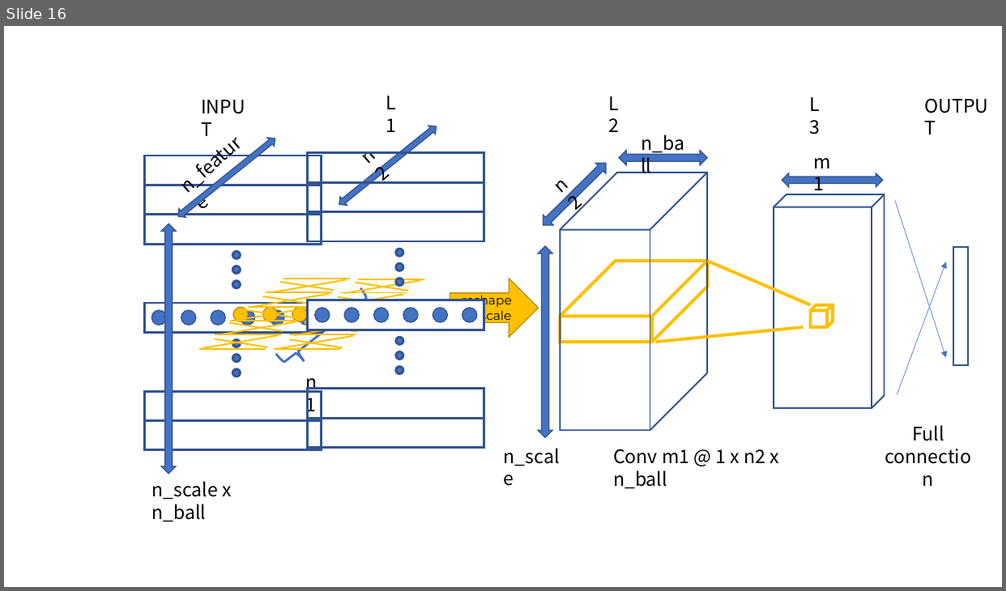
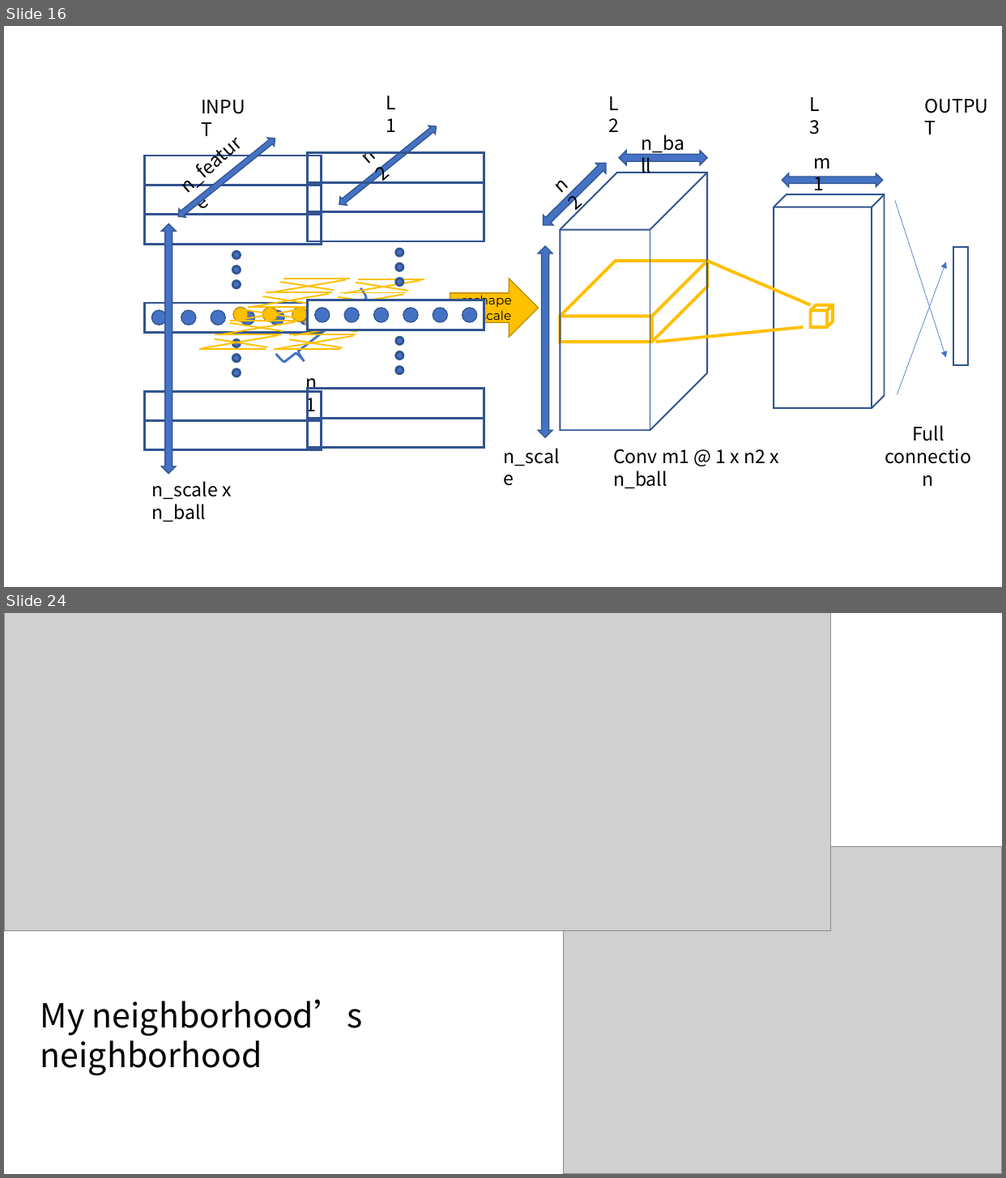
Before and after one commit to eglrp/nuage_de_points, a slide deck: projet/report.pptx. Shown one above the other, each under a label of ours: slide 16 before the commit, slides 16 and 24 after it; the slides between them are not shown. The pictures are 1006x591 and 1006x1178 pixels, drawn with LibreOffice and Linux fonts; fonts in the diff are those of the drawing; grey boxes stand for pictures. Boxes give left, top, right and bottom in pixels: in the first picture for what was removed or moved away, otherwise in the second. Text is boxed around its words. In the diff, an @@ line names an element or a change of style, - is before the commit and + after.

```diff
--- a/projet/report.pptx
+++ b/projet/report.pptx
@@ slide 24 added at <box>4,613,1002,1174</box>, background #FFFFFF @@
@@ picture added at <box>4,613,830,931</box> @@
@@ picture added at <box>564,846,1002,1174</box> @@
@@ text added at <box>40,999,363,1076</box>, 32 pt, text #000000 @@
+My neighborhood’s neighborhood
```
Also in this commit, not shown: 2 slides changed, 9 other slides added, 2 slides removed.
